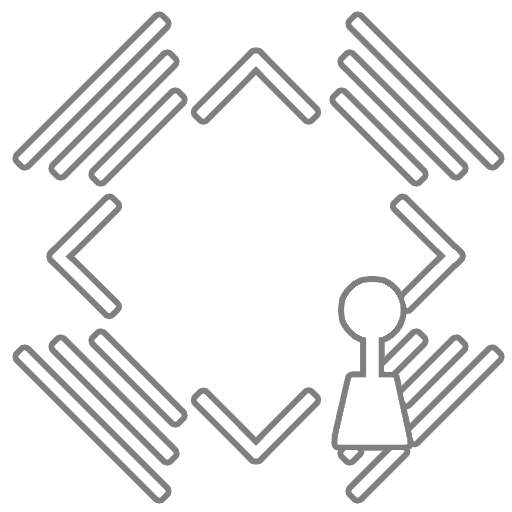
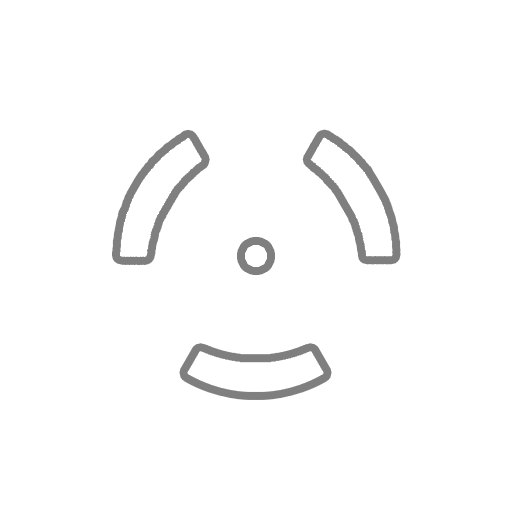
The second 512 × 512 image is a revision of the first. Changes to its layers:
added group "Desolator" with 17 layers above "ColorOverlayWhite" over [41, 69, 471, 478]
added group "Crosshair" (1st of 2, in "Desolator") with 16 layers in group "Desolator" over [41, 69, 471, 478]
added group "bak copy" with 4 layers in group "Crosshair" over [120, 138, 392, 391]
added layer "Layer 7 copy 4" in group "bak copy" over [246, 246, 266, 266]
added layer "Layer 7 copy 3" (1st of 2, in "Desolator" › "Crosshair" › "bak copy") in group "bak copy" over [120, 138, 201, 257]
added layer "Layer 7 copy 2" (1st of 2, in "Desolator" › "Crosshair" › "bak copy") in group "bak copy" over [311, 138, 392, 256]
added layer "Layer 7 copy" (1st of 2, in "Desolator" › "Crosshair" › "bak copy") in group "bak copy" over [188, 352, 323, 391]
hid group "ColorOverlayWhite" (49 layers) over [12, 11, 503, 503]
renamed "Group 1" to "Indicator tower boosted", hid the group it (4 layers), moved it into group "Tesla Trooper" over [338, 283, 407, 437]
hid "Layer 4" over [345, 283, 400, 337]
hid "Layer 1 copy" over [338, 378, 407, 437]
hid "Indicator copy", moved it into group "Tesla Trooper", painted on it over [14, 18, 500, 497]
